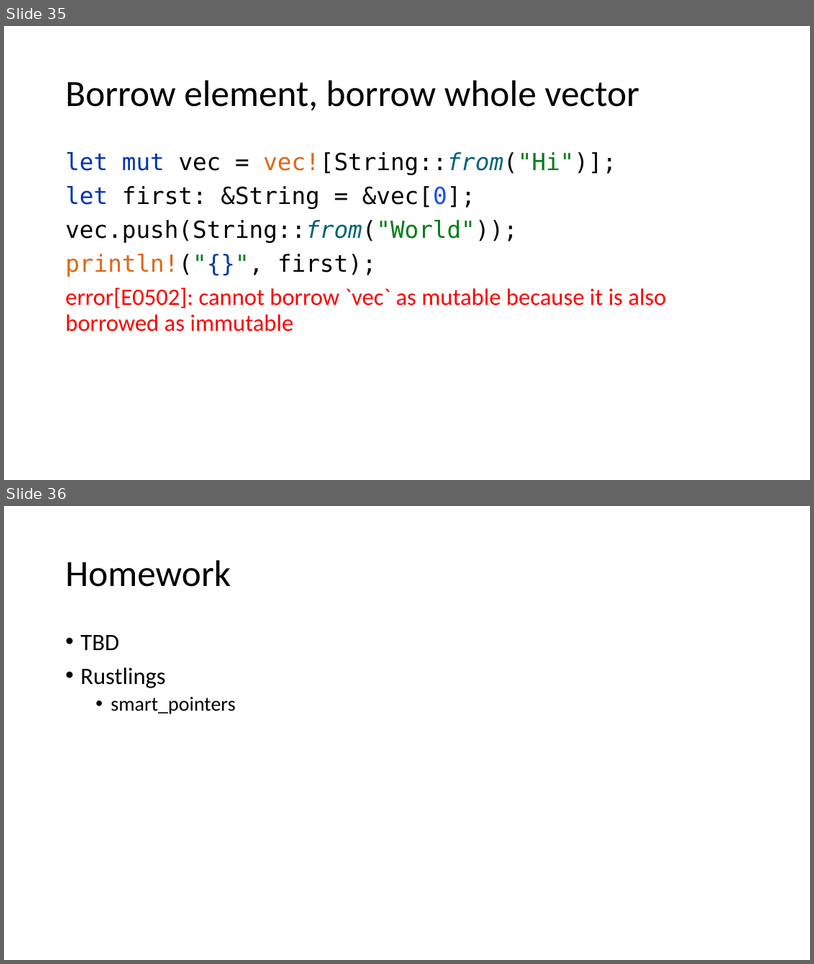
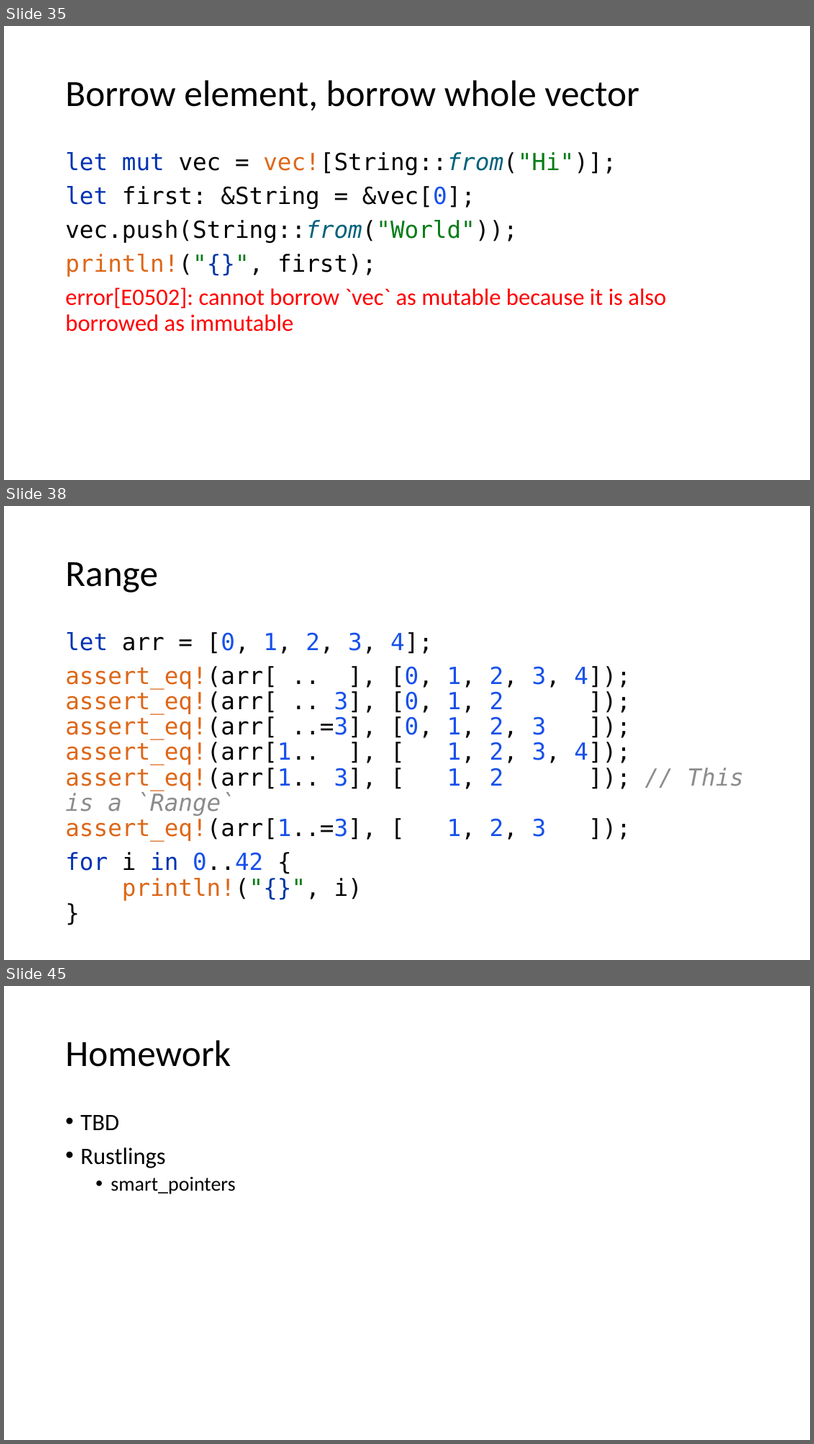
Before and after one commit to kugushev/course-rust-basics, a slide deck: src/05-SmartPointers/05-SmartPointers.pptx. Shown one above the other, each under a label of ours: slides 35 and 36 before the commit, slides 35, 38 and 45 after it; the slides between them are not shown. The pictures are 814x964 and 814x1444 pixels, drawn with LibreOffice and Linux fonts; fonts in the diff are those of the drawing. Boxes give left, top, right and bottom in pixels: in the first picture for what was removed or moved away, otherwise in the second. Text is boxed around its words. In the diff, an @@ line names an element or a change of style, - is before the commit and + after.

```diff
--- a/src/05-SmartPointers/05-SmartPointers.pptx
+++ b/src/05-SmartPointers/05-SmartPointers.pptx
@@ slide 38 added at bbox=[4, 506, 810, 960], background #FFFFFF @@
@@ title added at bbox=[65, 562, 158, 592], 44 pt, text #000000 @@
+Range
@@ text added at bbox=[65, 632, 744, 901], 28 pt, text #080808 @@
+let arr = [0, 1, 2, 3, 4];
+assert_eq!(arr[ .. ], [0, 1, 2, 3, 4]);
+assert_eq!(arr[ .. 3], [0, 1, 2 ]);
+assert_eq!(arr[ ..=3], [0, 1, 2, 3 ]);
+assert_eq!(arr[1.. ], [ 1, 2, 3, 4]);
+assert_eq!(arr[1.. 3], [ 1, 2 ]); // This is a `Range`
+assert_eq!(arr[1..=3], [ 1, 2, 3 ]);
+for i in 0..42 {
+println!("{}", i)
+}
@@ what was slide 36 is now slide 45 @@
```
Also in this commit, not shown: 8 other slides added.
